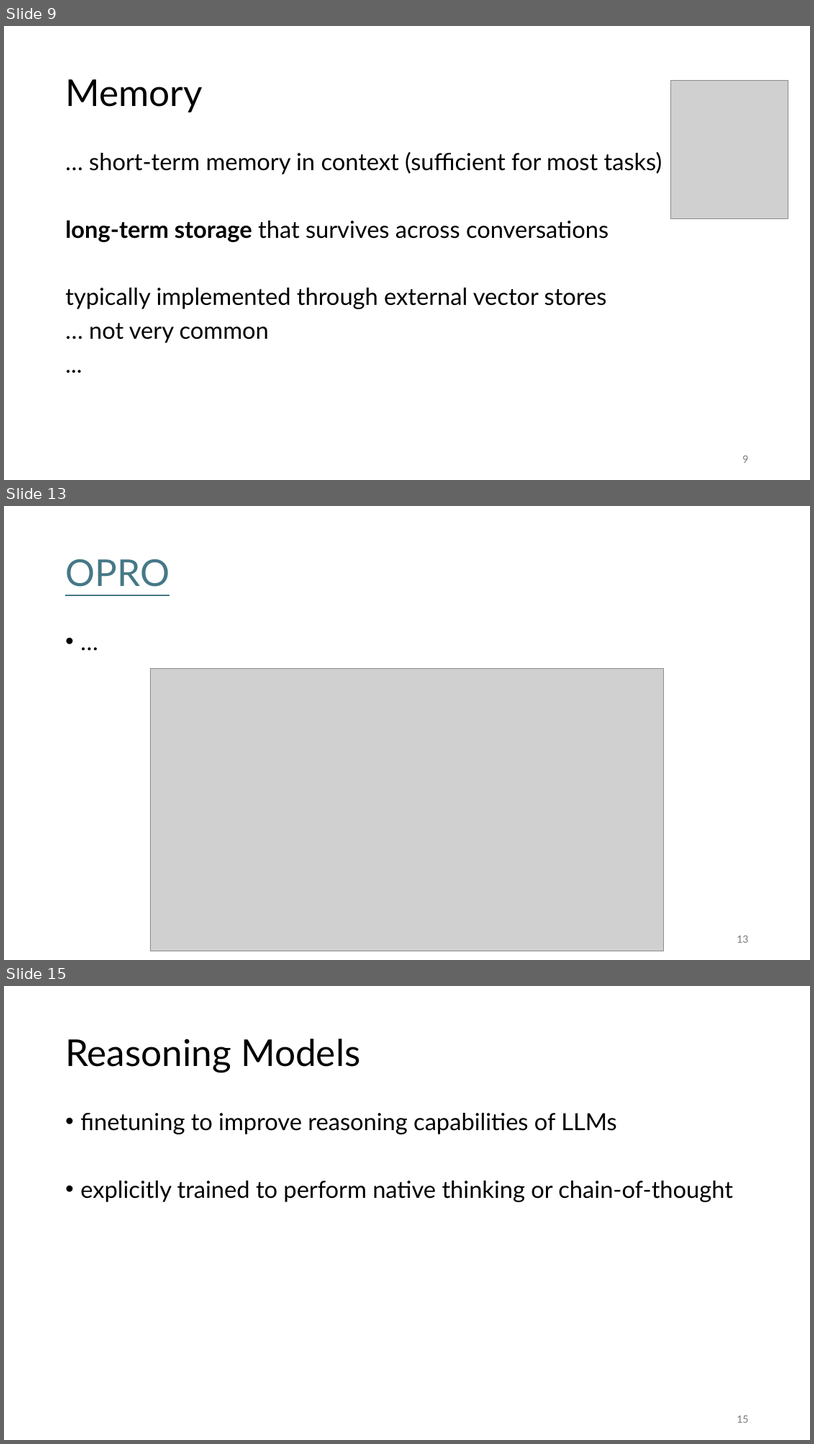
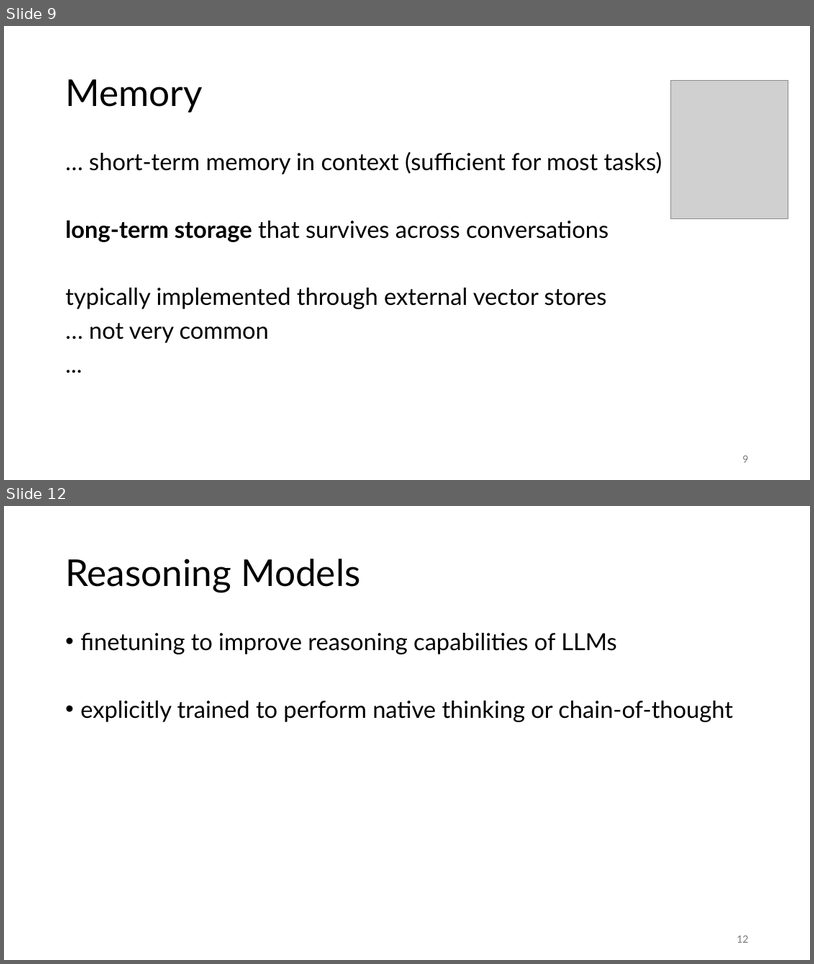
Before and after one commit to FelixWick/language_models, a slide deck: slides/6_agents.pptx. Shown one above the other, each under a label of ours: slides 9, 13 and 15 before the commit, slides 9 and 12 after it; the slides between them are not shown. The pictures are 814x1444 and 814x964 pixels, drawn with LibreOffice and Linux fonts; fonts in the diff are those of the drawing; grey boxes stand for pictures. Boxes give left, top, right and bottom in pixels: in the first picture for what was removed or moved away, otherwise in the second. Text is boxed around its words. In the diff, an @@ line names an element or a change of style, - is before the commit and + after.

```diff
--- a/slides/6_agents.pptx
+++ b/slides/6_agents.pptx
@@ slide 13 removed at (4, 506, 810, 960), background #FFFFFF @@
@@ title removed at (65, 559, 170, 587) @@
-OPRO
@@ text removed at (59, 627, 756, 915) @@
-• …
@@ picture removed at (150, 668, 665, 951) @@
@@ page number removed at (737, 935, 748, 942) @@
-13
@@ what was slide 15 is now slide 12 @@
@@ page number at (737, 935, 748, 942): text changed @@
-15
+12
```
Also in this commit, not shown: 3 slides changed, 2 other slides removed, 2 other files.
